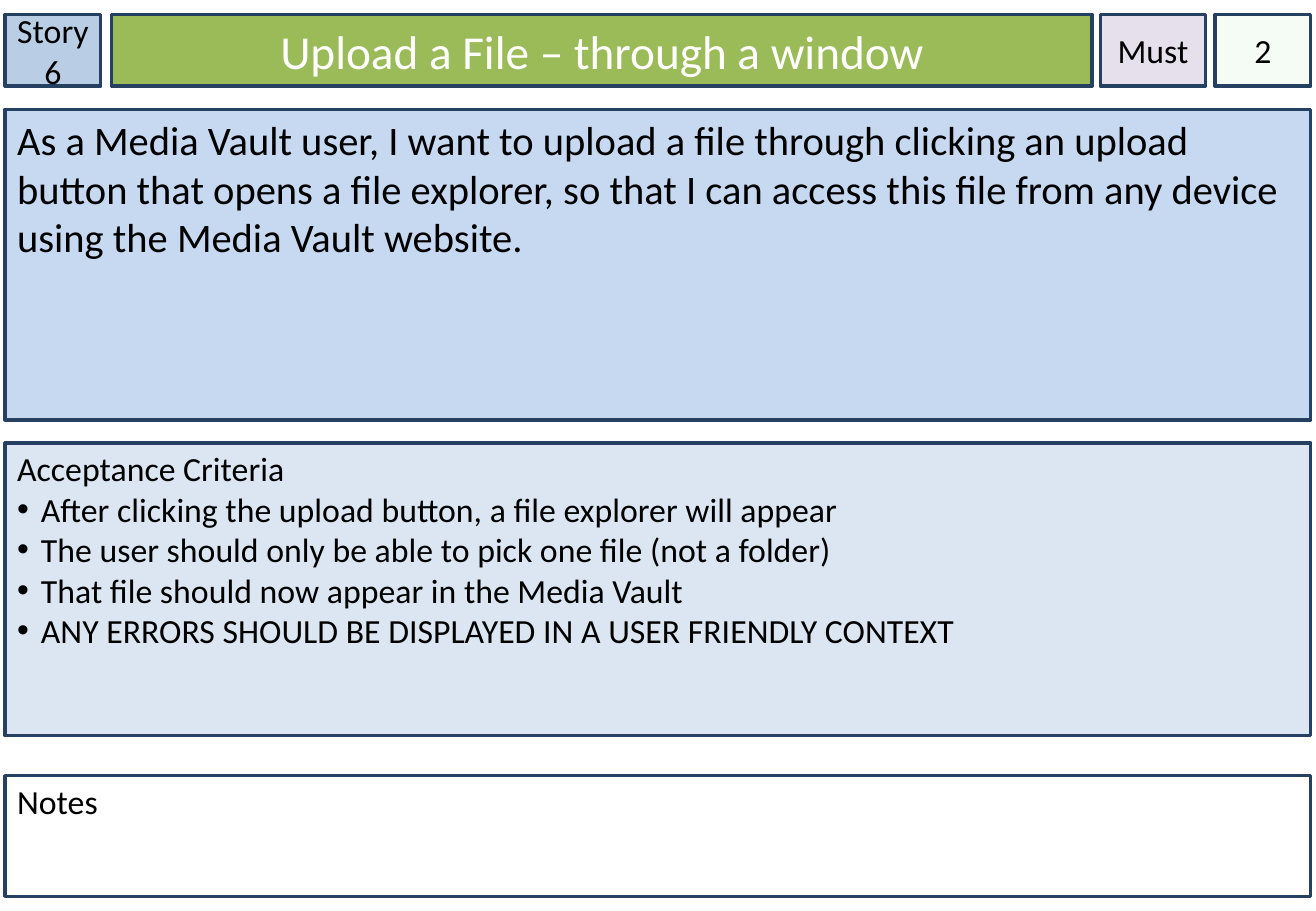
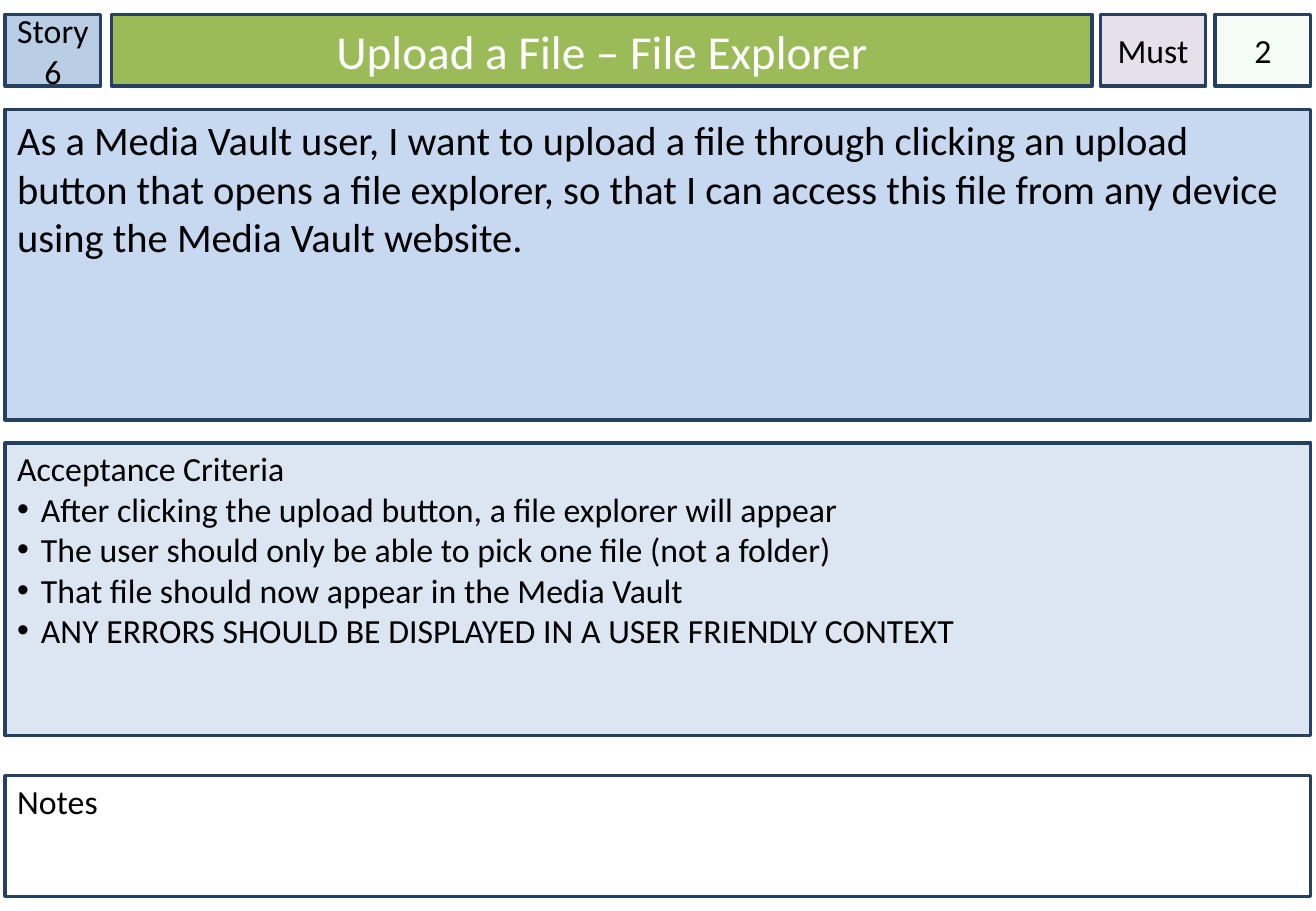
Before and after one commit to Lewibra/IFB299, a slide deck: slide 8 of Stories/Story Cards.pptx. Drawn at 1316x911 pixels with LibreOffice and Linux fonts; fonts in the diff are those of the drawing. Boxes give left, top, right and bottom in pixels: in the first picture for what was removed or moved away, otherwise in the second. Text is boxed around its words. In the diff, an @@ line names an element or a change of style, - is before the commit and + after.

```diff
--- a/Stories/Story Cards.pptx
+++ b/Stories/Story Cards.pptx
@@ text in rectangle at [336, 36, 868, 77]: text changed @@
-Upload a File – through a window
+Upload a File – File Explorer
```
Also in this commit, not shown: 6 other slides changed, 1 slide added, 3 other files.
